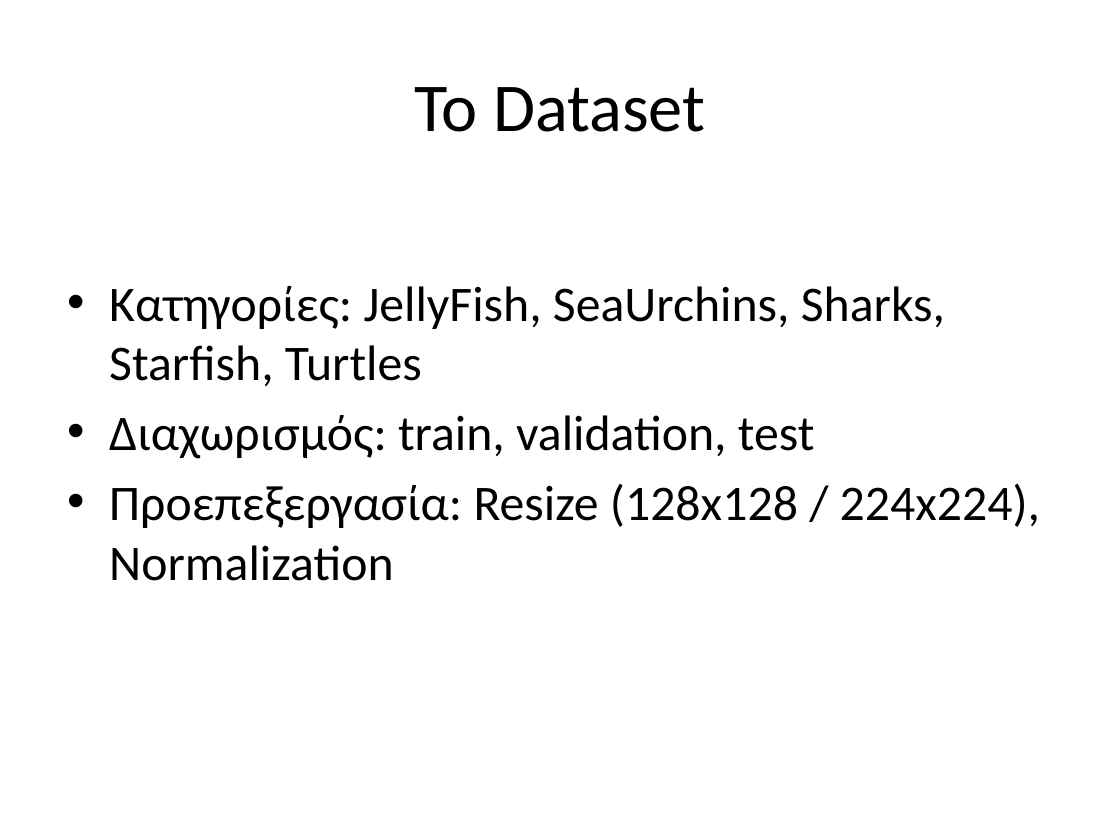
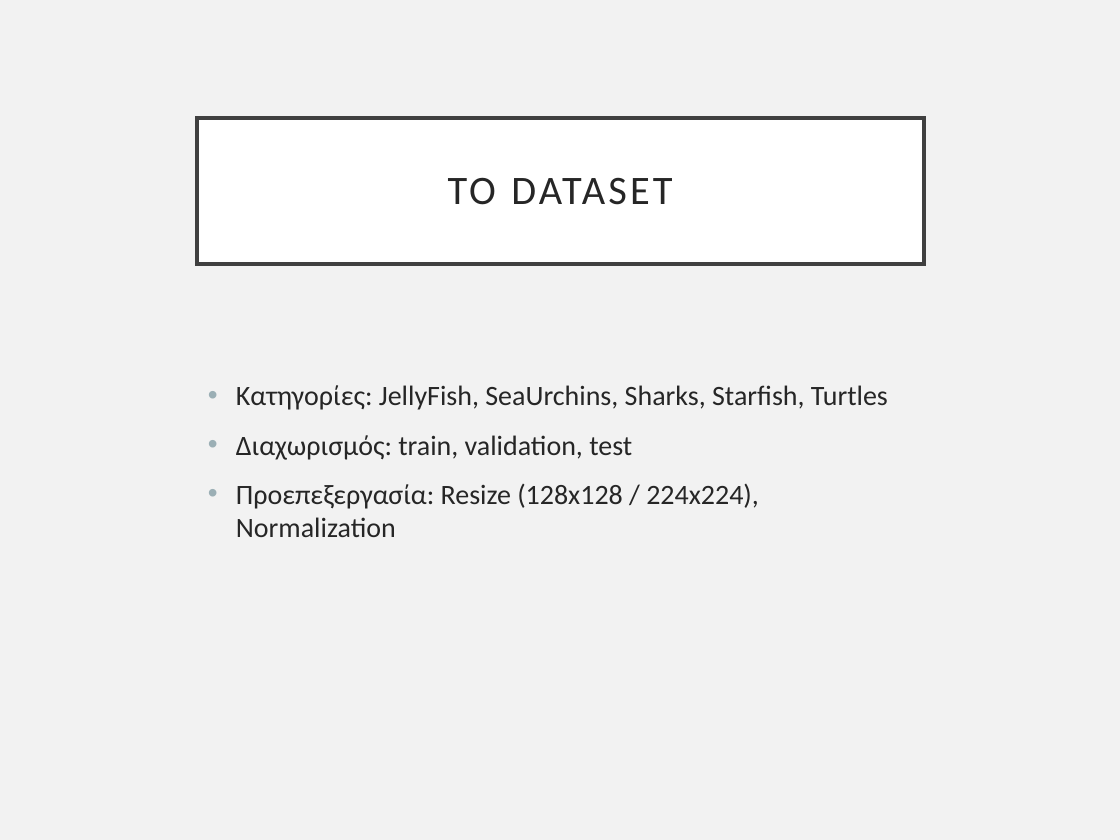
Before and after one commit to pkatpk/see-animal-dl, a slide deck: slide 3 of slides/Final_Presentation_CNN_ResNet_SeaAnimals.pptx. Drawn at 1120x840 pixels with LibreOffice and Linux fonts; fonts in the diff are those of the drawing. Boxes give left, top, right and bottom in pixels: in the first picture for what was removed or moved away, otherwise in the second. Text is boxed around its words. In the diff, an @@ line names an element or a change of style, - is before the commit and + after.

```diff
--- a/slides/Final_Presentation_CNN_ResNet_SeaAnimals.pptx
+++ b/slides/Final_Presentation_CNN_ResNet_SeaAnimals.pptx
@@ background #FFFFFF to #F2F2F2 @@
@@ title "ΤΟ DATASET" resized from (x1=414, y1=87, x2=705, y2=132) to (x1=197, y1=118, x2=924, y2=263) @@
@@ title "ΤΟ DATASET" at (x1=197, y1=118, x2=924, y2=263): fill none to #FFFFFF; outline none to #404040 2.5 pt @@
@@ title at (x1=448, y1=177, x2=672, y2=205): text changed; size 44 to 26 pt; text colour #000000 to #262626 @@
-Το Dataset
+ΤΟ DATASET
@@ text "Κατηγορίες: JellyFish, SeaUrchins, Sharks, Starfish, ..." moved from (x1=109, y1=286, x2=1040, y2=581) to (x1=236, y1=385, x2=888, y2=537) @@
@@ text "Κατηγορίες: JellyFish, SeaUrchins, Sharks, Starfish, ..." at (x1=236, y1=385, x2=888, y2=537): size 32 to 18 pt, text colour #000000 to #262626; indent changed; more space between paragraphs @@
```
Also in this commit, not shown: 13 other slides changed, 2 slides added, 1 slide removed, 3 other files.
